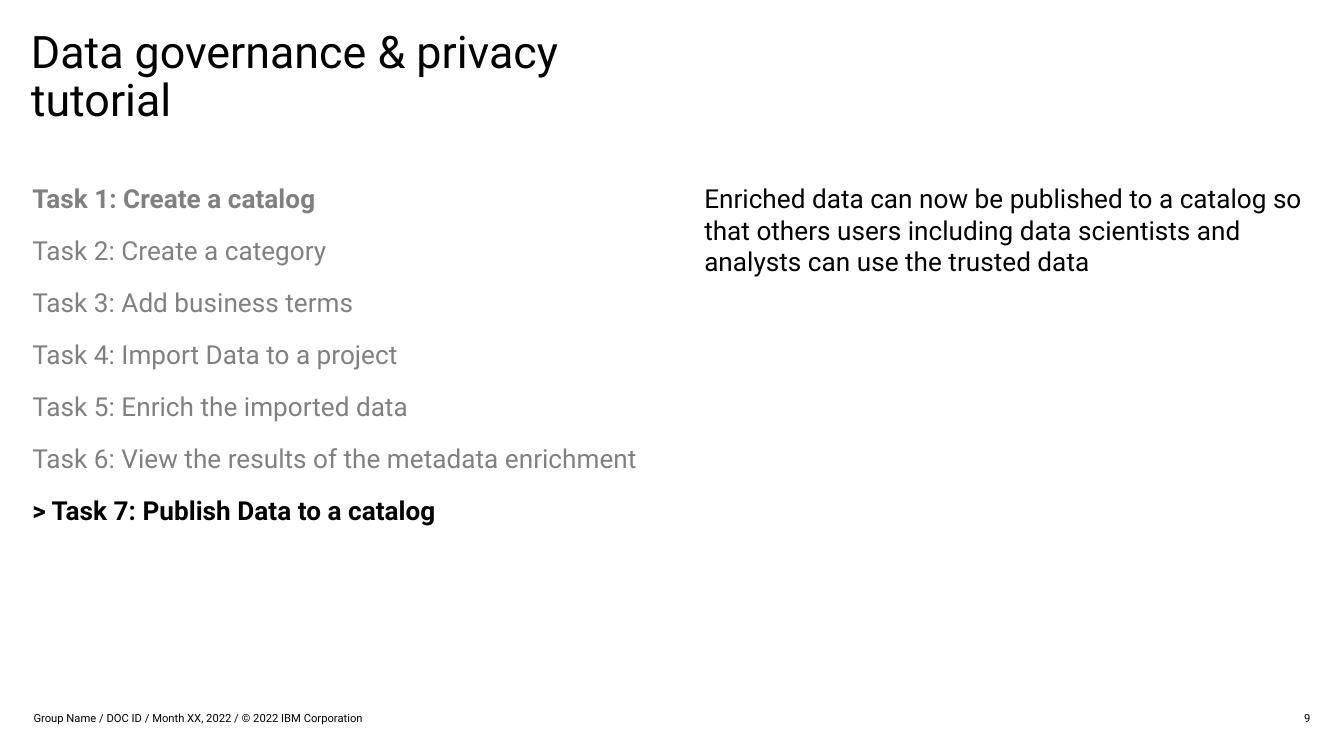
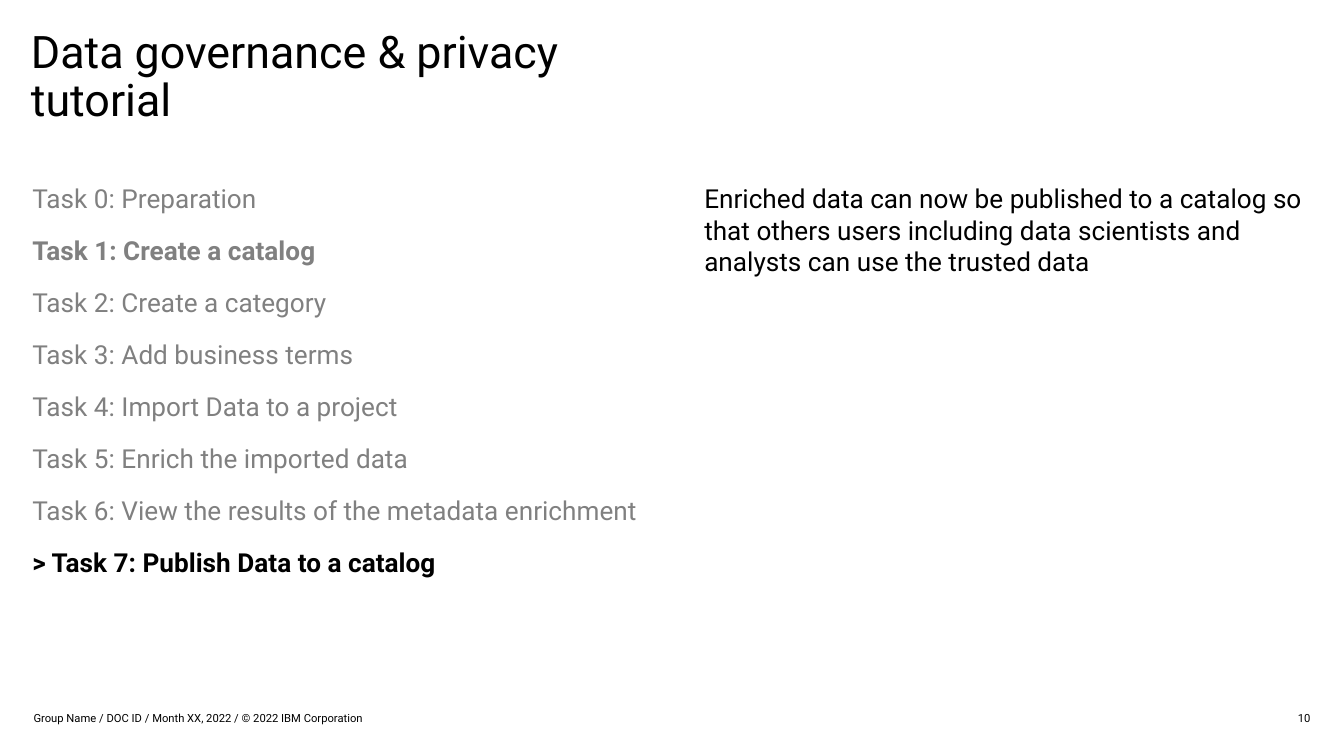
Before and after one commit to IBM/ai-data-workshop, a slide deck: slide 10 of data-governance-lab/DataAndGovernanceLab.pptx (slide 9 before the commit). Drawn at 1344x756 pixels with LibreOffice and Linux fonts; fonts in the diff are those of the drawing. Boxes give left, top, right and bottom in pixels: in the first picture for what was removed or moved away, otherwise in the second. Text is boxed around its words. In the diff, an @@ line names an element or a change of style, - is before the commit and + after.

```diff
--- a/data-governance-lab/DataAndGovernanceLab.pptx
+++ b/data-governance-lab/DataAndGovernanceLab.pptx
@@ text at <box>32,188,256,213</box>: paragraph added @@
+Task 0: Preparation
@@ page number at <box>1298,714,1311,722</box>: text changed @@
-9
+10
```
Also in this commit, not shown: 6 other slides changed, 1 slide added, 1 other file.
